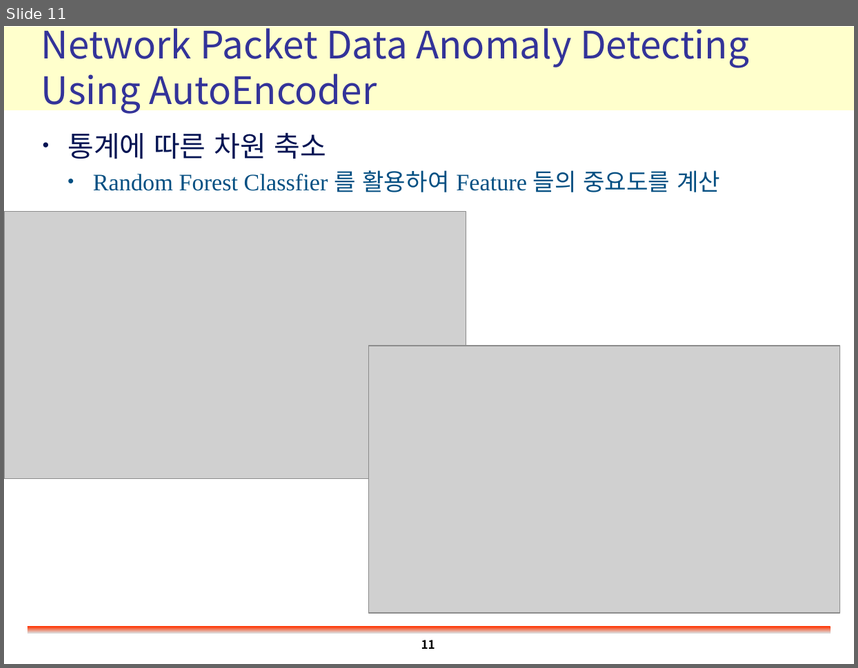
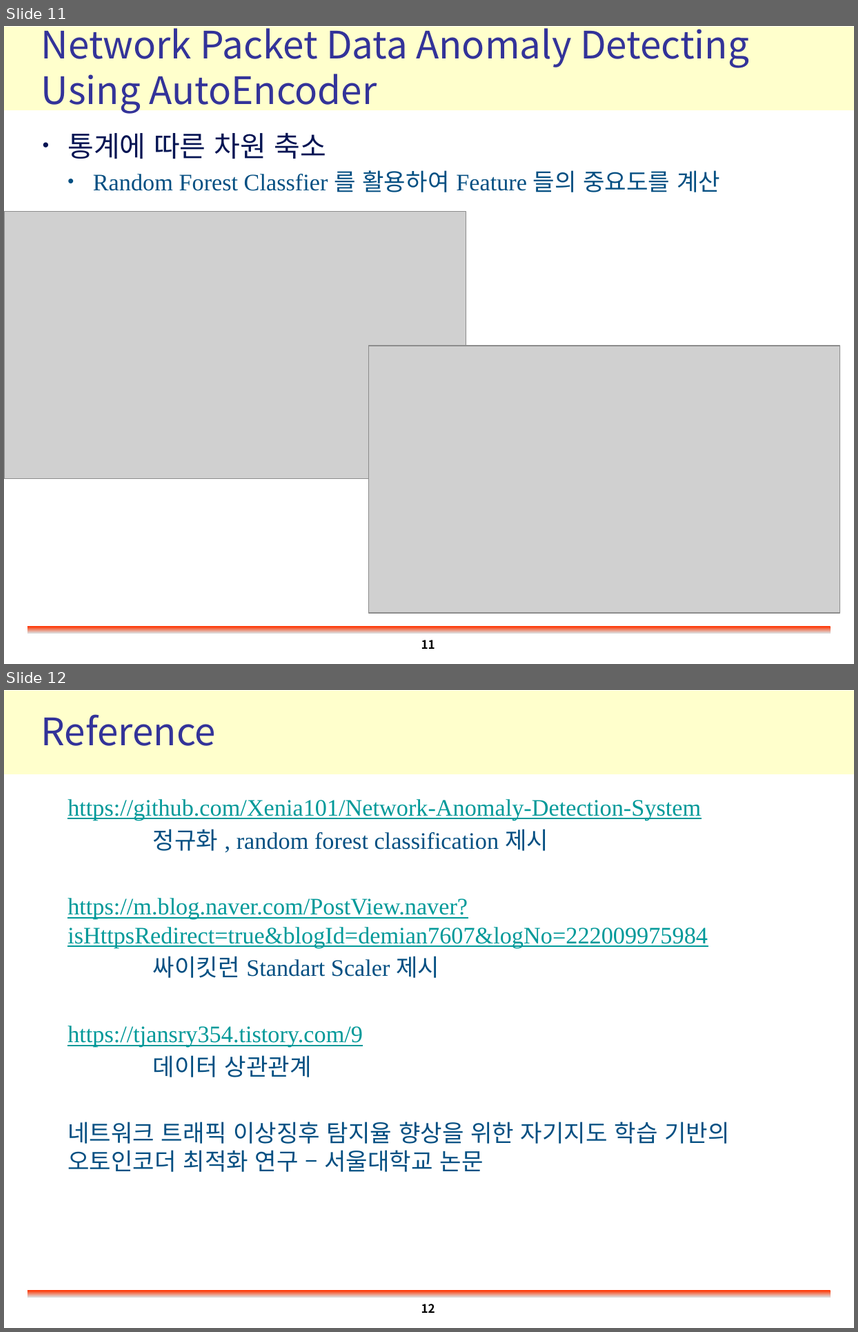
Before and after one commit to hhhhhhhhhhhhhhhhho/AI_AI-Security, a slide deck: AutoEncoder_Abnormal_Detecting/20210728 AutoEncoder(4)_박태정.pptx. Shown one above the other, each under a label of ours: slide 11 before the commit, slides 11 and 12 after it. The pictures are 858x668 and 858x1332 pixels, drawn with LibreOffice and Linux fonts; fonts in the diff are those of the drawing; grey boxes stand for pictures; background and template pictures are left out. Boxes give left, top, right and bottom in pixels: in the first picture for what was removed or moved away, otherwise in the second. Text is boxed around its words. In the diff, an @@ line names an element or a change of style, - is before the commit and + after.

```diff
--- a/AutoEncoder_Abnormal_Detecting/20210728 AutoEncoder(4)_박태정.pptx
+++ b/AutoEncoder_Abnormal_Detecting/20210728 AutoEncoder(4)_박태정.pptx
@@ slide 12 added at bbox=[4, 690, 854, 1328], background #FFFFFF; not listed: 2 template elements that a slide beside it also shows @@
@@ title added at bbox=[41, 714, 216, 746], 32 pt, text #333399 @@
+Reference
@@ text added at bbox=[67, 799, 730, 1172], 20 pt, text #009999, underline @@
+  https://github.com/Xenia101/Network-Anomaly-Detection-System
+  정규화 , random forest classification 제시
+  https://m.blog.naver.com/PostView.naver?isHttpsRedirect=true&blogId=demian7607&logNo=222009975984
+  싸이킷런 Standart Scaler 제시
+  https://tjansry354.tistory.com/9
+  데이터 상관관계
+  네트워크 트래픽 이상징후 탐지율 향상을 위한 자기지도 학습 기반의 오토인코더 최적화 연구 – 서울대학교 논문
@@ page number added at bbox=[421, 1303, 435, 1312], 10 pt, text #000000, bold @@
+12
```
Also in this commit, not shown: 1 other file.
